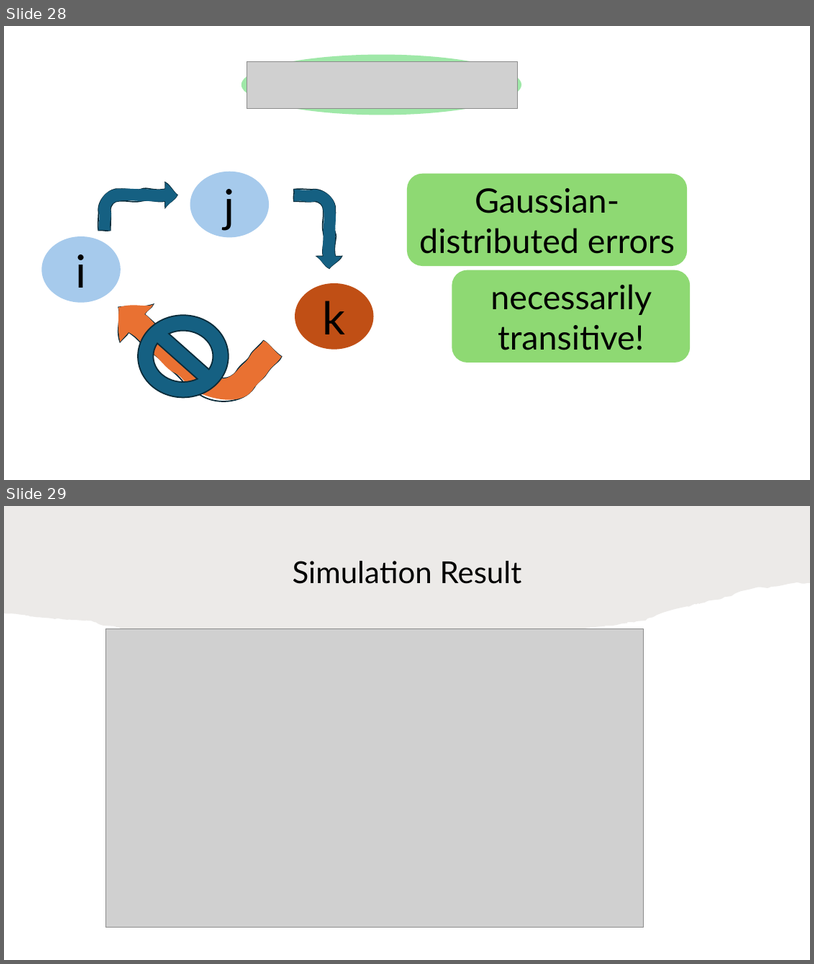
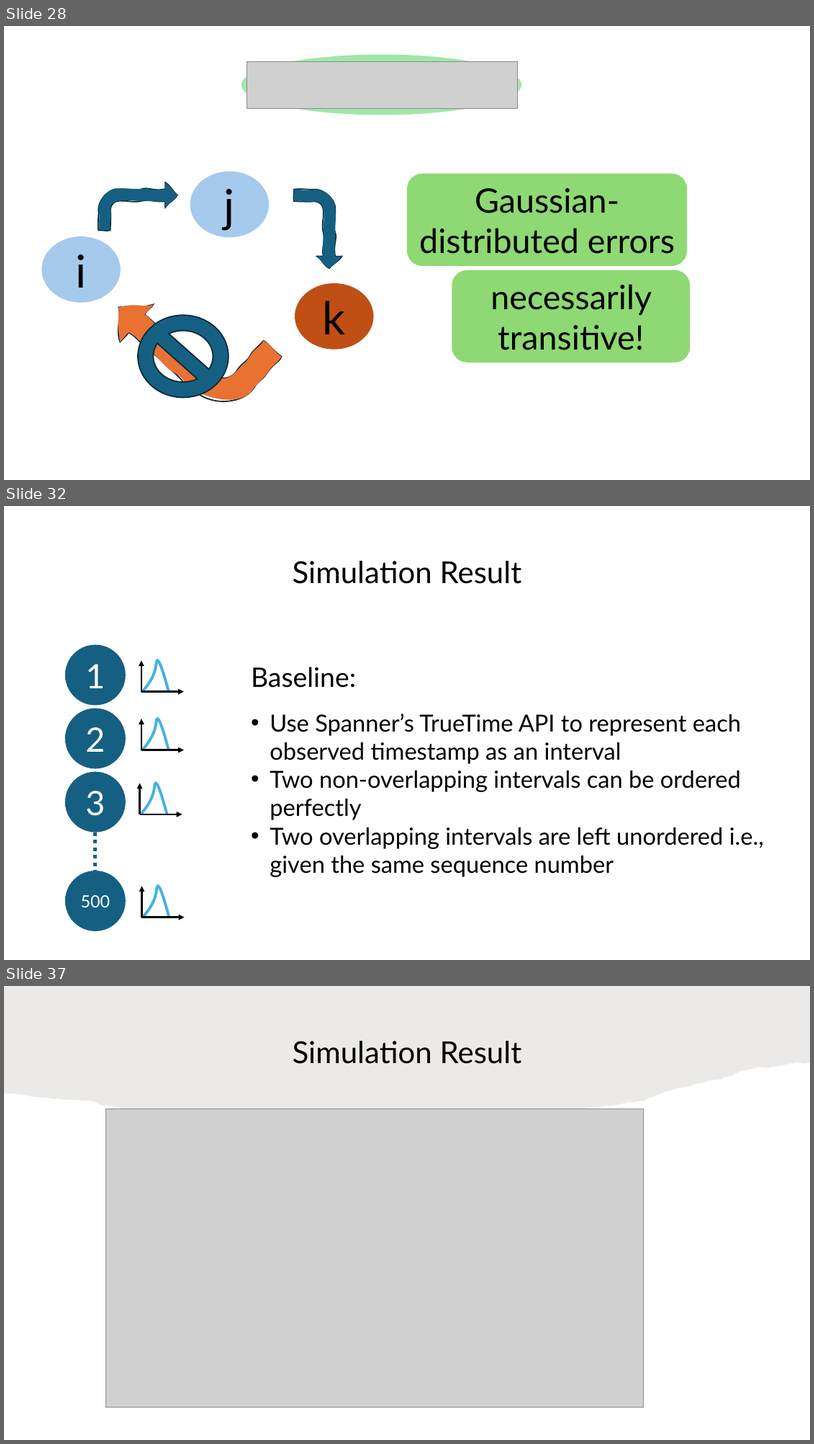
Before and after one commit to HaseebLUMS/Onyx-Presentation, a slide deck: tommy_hotnets_v2.pptx. Shown one above the other, each under a label of ours: slides 28 and 29 before the commit, slides 28, 32 and 37 after it; the slides between them are not shown. The pictures are 814x964 and 814x1444 pixels, drawn with LibreOffice and Linux fonts; fonts in the diff are those of the drawing; grey boxes stand for pictures. Boxes give left, top, right and bottom in pixels: in the first picture for what was removed or moved away, otherwise in the second. Text is boxed around its words. In the diff, an @@ line names an element or a change of style, - is before the commit and + after.

```diff
--- a/tommy_hotnets_v2.pptx
+++ b/tommy_hotnets_v2.pptx
@@ slide 32 added at (4, 506, 810, 960), background #FFFFFF @@
@@ title added at (293, 561, 522, 584), 36 pt, text #000000 @@
+Simulation Result
@@ ellipse added at (65, 644, 126, 705), fill #156082, 40 pt, text #FFFFFF @@
+1
@@ arrow added from (142, 692) to (142, 660), #000000 2.25 pt @@
@@ freeform shape added at (143, 660, 169, 692), outline #46B1E1 3.3 pt @@
@@ text added at (251, 667, 356, 687), 32 pt, text #000000 @@
+Baseline:
@@ arrow added from (142, 692) to (184, 692), #000000 2.25 pt @@
@@ ellipse added at (65, 708, 126, 769), fill #156082, 40 pt, text #FFFFFF @@
+2
@@ arrow added from (142, 750) to (142, 718), #000000 2.25 pt @@
@@ freeform shape added at (143, 718, 169, 750), outline #46B1E1 3.3 pt @@
@@ text added at (270, 713, 764, 877), 28 pt, text #000000 @@
+• Use Spanner’s TrueTime API to represent each observed timestamp as an interval
+• Two non-overlapping intervals can be ordered perfectly
+• Two overlapping intervals are left unordered i.e., given the same sequence number
@@ arrow added from (142, 750) to (184, 750), #000000 2.25 pt @@
@@ ellipse added at (65, 772, 126, 832), fill #156082, 40 pt, text #FFFFFF @@
+3
@@ arrow added from (139, 814) to (139, 783), #000000 2.25 pt @@
@@ freeform shape added at (142, 783, 167, 815), outline #46B1E1 3.3 pt @@
@@ arrow added from (139, 814) to (183, 814), #000000 2.25 pt @@
@@ line added from (95, 832) to (95, 870), #156082 4.5 pt dashed @@
@@ ellipse added at (65, 870, 126, 931), fill #156082, 20 pt, text #FFFFFF @@
+500
@@ arrow added from (142, 917) to (142, 886), #000000 2.25 pt @@
@@ freeform shape added at (144, 886, 169, 917), outline #46B1E1 3.3 pt @@
@@ arrow added from (142, 917) to (184, 917), #000000 2.25 pt @@
@@ what was slide 29 is now slide 37 @@
```
Also in this commit, not shown: 1 slide changed, 6 other slides added.
